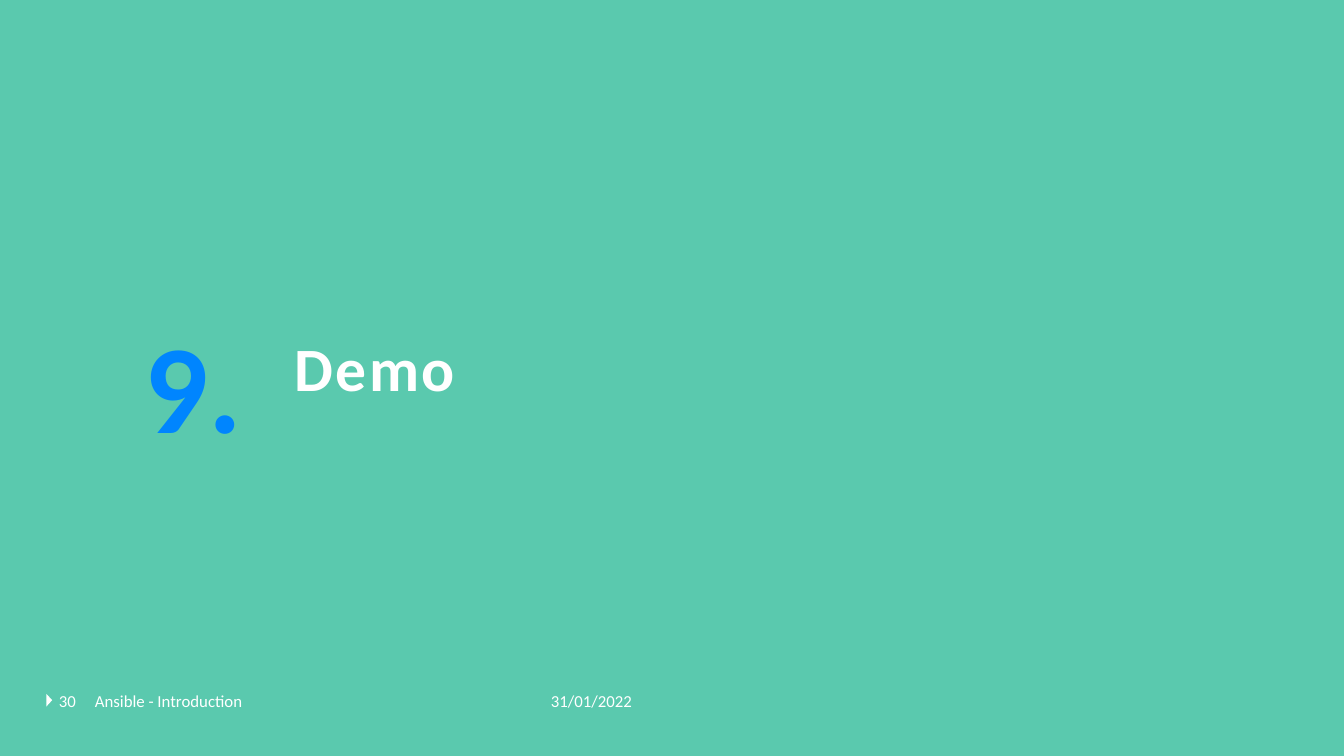
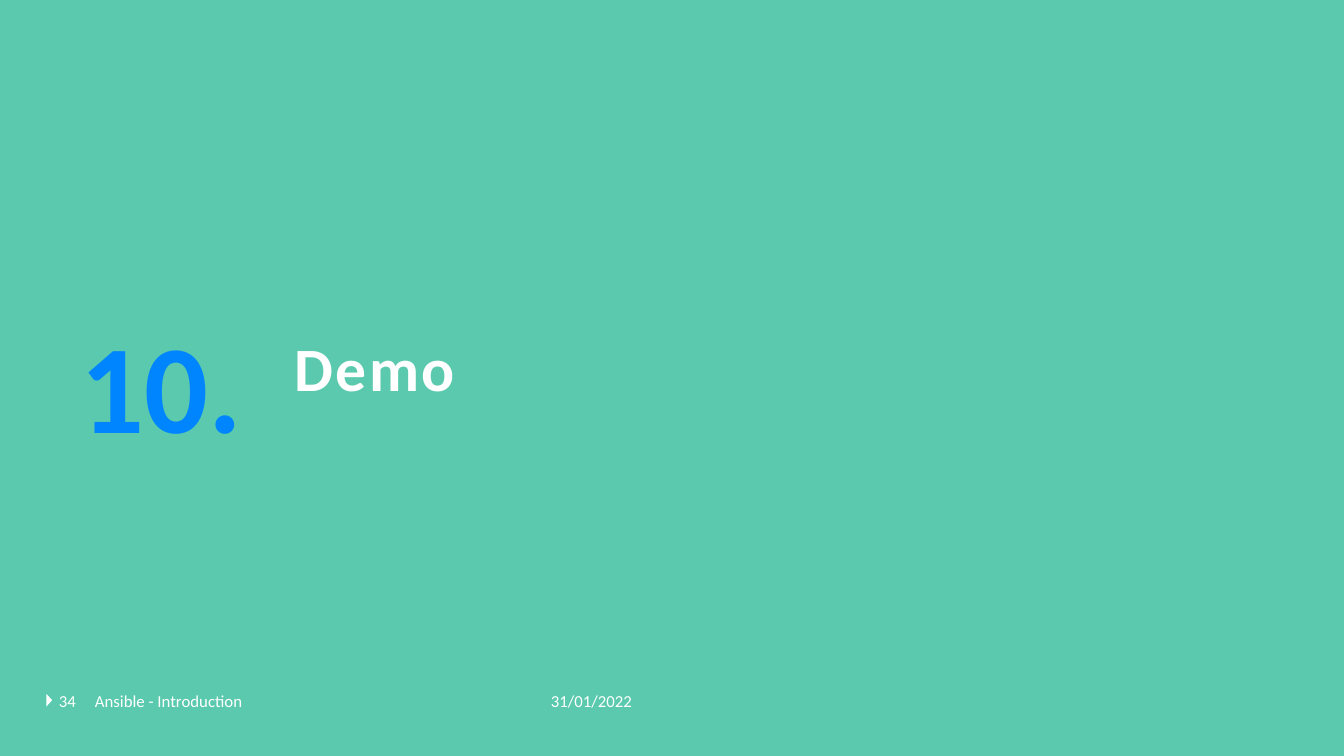
Before and after one commit to GerritVanMol/Ansible_Introduction-21_22, a slide deck: slide 34 of Documents/Ansible_BasicsAndHowToGetStarted.pptx (slide 30 before the commit). Drawn at 1344x756 pixels with LibreOffice and Linux fonts; fonts in the diff are those of the drawing; background and template pictures are left out. Boxes give left, top, right and bottom in pixels: in the first picture for what was removed or moved away, otherwise in the second. Text is boxed around its words. In the diff, an @@ line names an element or a change of style, - is before the commit and + after.

```diff
--- a/Documents/Ansible_BasicsAndHowToGetStarted.pptx
+++ b/Documents/Ansible_BasicsAndHowToGetStarted.pptx
@@ text at (x1=81, y1=350, x2=242, y2=434): text changed @@
-9.
+10.
@@ page number at (x1=59, y1=696, x2=76, y2=707): text changed @@
-30
+34
```
Also in this commit, not shown: 9 other slides changed, 10 slides added, 3 other files.
